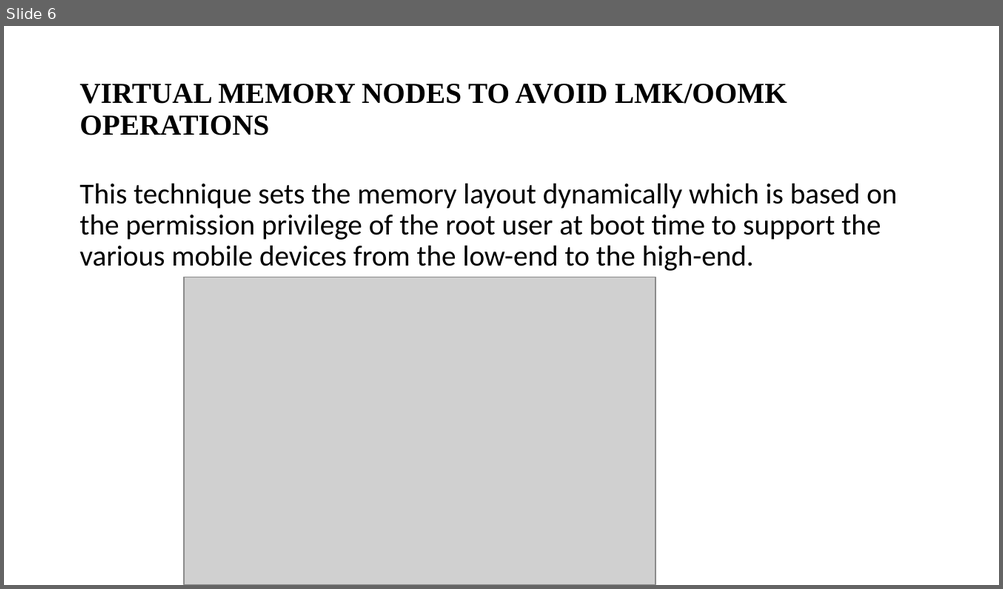
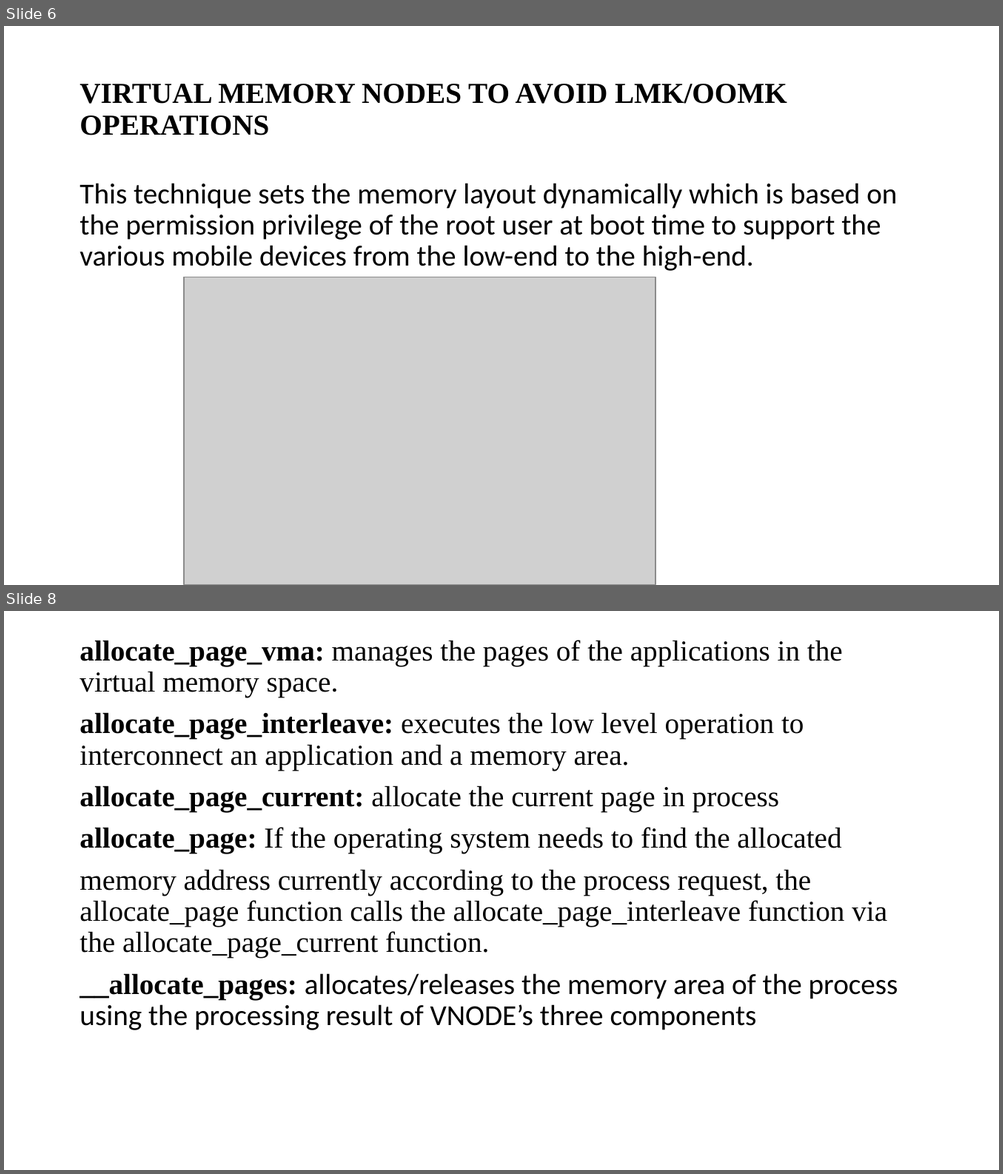
Before and after one commit to chaitanya-40/Virtual-Nodes-Partitioning-to-improve-performance-in-mobile-platform, a slide deck: presentation paper.pptx. Shown one above the other, each under a label of ours: slide 6 before the commit, slides 6 and 8 after it; the slides between them are not shown. The pictures are 1003x589 and 1003x1174 pixels, drawn with LibreOffice and Linux fonts; fonts in the diff are those of the drawing; grey boxes stand for pictures. Boxes give left, top, right and bottom in pixels: in the first picture for what was removed or moved away, otherwise in the second. Text is boxed around its words. In the diff, an @@ line names an element or a change of style, - is before the commit and + after.

Commit message:
commit	new file:   mobile platforms virtual memory.pdf commit	modified:   presentation paper.pptx

```diff
--- a/presentation paper.pptx
+++ b/presentation paper.pptx
@@ slide 8 added at bbox=[4, 611, 999, 1170], background #FFFFFF @@
@@ text added at bbox=[79, 640, 898, 1031], 28 pt, text #000000 @@
+allocate_page_vma: manages the pages of the applications in the virtual memory space.
+allocate_page_interleave: executes the low level operation to interconnect an application and a memory area.
+allocate_page_current: allocate the current page in process
+allocate_page: If the operating system needs to find the allocated
+memory address currently according to the process request, the allocate_page function calls the allocate_page_interleave function via the allocate_page_current function.
+__allocate_pages: allocates/releases the memory area of the process using the processing result of VNODE’s three components
```
Also in this commit, not shown: 1 slide changed, 1 other slide added, 1 other file.
